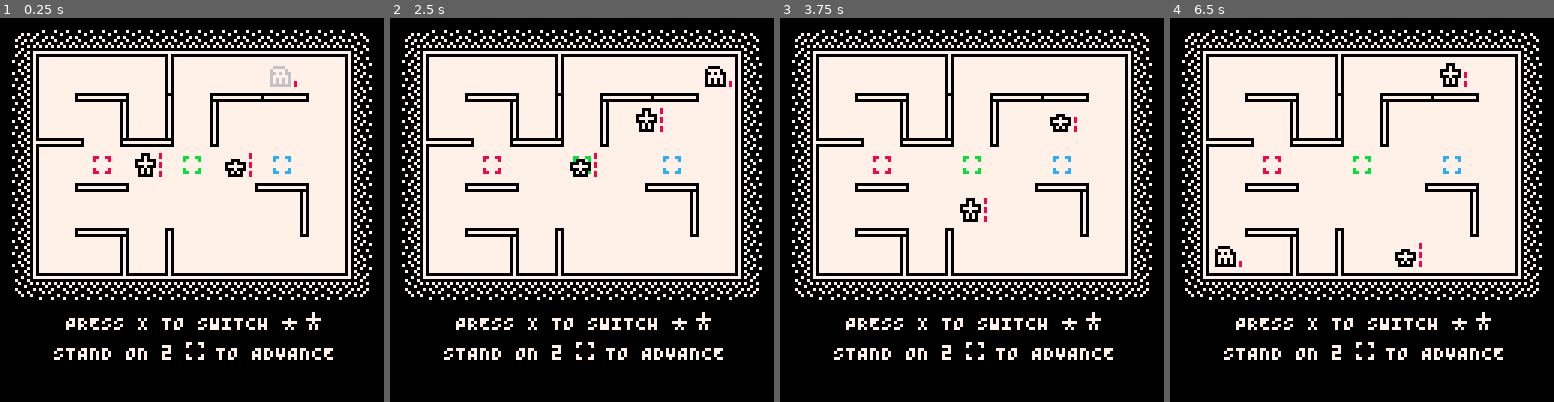
Above: before the commit, frames 1-4 (left to right).
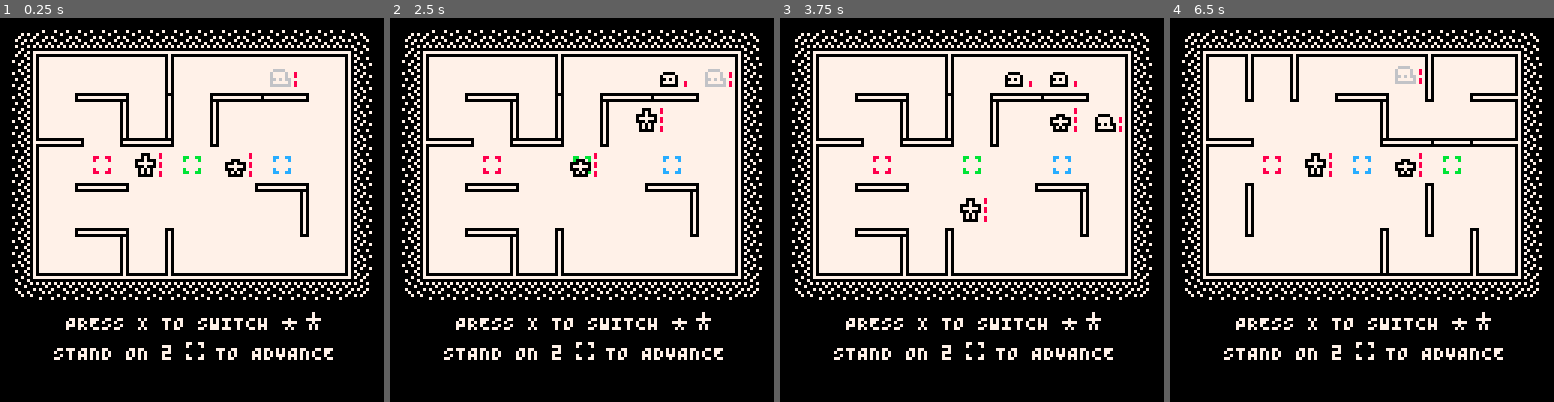
Above: after the commit, the same moments.

Repository: taylordolan/grid-folks
Game: PICO-8 cartridge grid_folks.p8
Two runs of this game, one before a commit and one after it. Both use one fixed random seed, a clock stepped at 60 frames per second and the inputs below.
Inputs:
- Up to frame 1 (0.25 s): no input
- Up to frame 2 (2.5 s): tap X (X key) at 0.33, 1.07, 1.85 s; tap O (Z key) at 0.7, 1.7, 2.1 s; hold Right 1.6-2.1 s; hold Up 2.15-2.42 s; hold Right from 2.47 s (still down)
- Up to frame 3 (3.75 s): tap O (Z key) every 0.4 s from 2.5 to 3.7 s; tap X (X key) at 2.97 s; release Right at 3.03 s; hold Left 3.08-3.58 s; hold Down from 3.63 s (still down)
- Up to frame 4 (6.5 s): release Down at 3.97 s; hold Right 4.02-4.68 s; tap X (X key) at 4.08, 5.2, 6.32 s; tap O (Z key) every 0.4 s from 4.1 to 6.1 s; hold Up 4.73-5.03 s; hold Left 5.08-5.68 s; hold Down 5.73-6.03 s; hold Right from 6.08 s (still down)

The runs differ from the first frame. In frame 1, 0.1% of the frame differs, in the area x 70-78%, y 12-18%; in frame 2, 0.4%; in frame 3, 0.4%; in frame 4, 5.6%, in the area x 11-91%, y 9-68%.

Commit message:
tweak animation timing

Diff:
--- a/grid_folks.p8
+++ b/grid_folks.p8
@@ -15,7 +15,7 @@
 -- [x] dash enemies should go for the nearest hero
 -- [x] make sure it doesn't crash if it tries to deploy an enemy and the only available space is next to a hero
 -- [x] shoot should do 2 damage
--- [ ] slow down all the animations and transitions
+-- [x] slow down all the animations and transitions
 -- [ ] dotted lines to represent potential shots
 -- [ ] change enemy health bars to show potential damage
 -- [ ] timid enemies should move if there's a hero they could move toward that's more than 2 spaces away
@@ -108,6 +108,7 @@
 	turn_health_gain = 0
   depth = 32
   mode = "game"
+  t_frames = 4
 
 	-- lists of `things`
 	heroes = {}
@@ -177,7 +178,7 @@
 		[320] = 2,
 	}
   spawn_bags = {
-    [001] = {"dash"},
+    [001] = {"slime"},
     [040] = {"dash","timid"},
     [080] = {"dash","timid","slime"},
     [120] = {"dash","timid","slime","grow"},
@@ -581,8 +582,8 @@
 				local _next = tile_to_screen(next_tile)
 				local _half = {(_here[1] + _next[1]) / 2, _here[2]-4}
 				set_tile(self, next_tile)
-				transition_to(self, {_half, _next}, 2, 0)
-				delay += 4
+				transition_to(self, {_half, _next}, t_frames/2, 0)
+				delay = max(delay, t_frames * 1.5)
 				sfx(sounds.jump, 3)
 				player_turn = false
 
@@ -595,7 +596,7 @@
           hit_target(shoot_target, 1)
 					new_shot(self, shoot_target, direction)
 					sfx(sounds.shoot, 3)
-					delay += 4
+					delay = max(delay, t_frames * 1.5)
 					player_turn = false
 
 				-- otherwise, if there's an enemy in the destination, hit it
@@ -603,16 +604,16 @@
 					hit_target(enemy, 1)
 					sfx(sounds.hero_bump, 3)
 					local here = tile_to_screen({self.x, self.y})
-					local bump = {here[1] + direction[1] * 2, here[2] + direction[2] * 2}
-					transition_to(self, {bump, here}, 2, 0)
-					delay += 4
+					local bump = {here[1] + direction[1] * 4, here[2] + direction[2] * 4}
+					transition_to(self, {bump, here}, t_frames/2, 0)
+					delay = max(delay, t_frames * 1.5)
 					player_turn = false
 
 				-- otherwise, move to the destination
 				else
 					set_tile(self, next_tile)
-					transition_to(self, {tile_to_screen(next_tile)}, 4, 0)
-					delay += 4
+					transition_to(self, {tile_to_screen(next_tile)}, t_frames, 0)
+					delay = max(delay, t_frames * 1.5)
 					player_turn = false
 				end
 			end
@@ -801,9 +802,9 @@
       hit_target(self.target, 1)
       local direction = get_direction({self.x,self.y}, {self.target.x,self.target.y})
       local here = tile_to_screen({self.x, self.y})
-      local bump = {here[1] + direction[1] * 2, here[2] + direction[2] * 2}
-      transition_to(self, {bump, here}, 2, 2)
-      delay += 4
+      local bump = {here[1] + direction[1] * 4, here[2] + direction[2] * 4}
+      transition_to(self, {bump, here}, t_frames/2, 2)
+      delay = max(delay, t_frames * 1.5)
       sfx(sounds.enemy_bump, 3)
     end
   end
@@ -811,8 +812,8 @@
   _e.move = function(self)
     if self.step then
       set_tile(self, self.step)
-      transition_to(self, {tile_to_screen(self.step)}, 4, 0)
-      delay += 4
+      transition_to(self, {tile_to_screen(self.step)}, t_frames, 0)
+      delay = max(delay, t_frames * 1.5)
     end
   end
 
@@ -969,8 +970,8 @@
     if self.target then
       hit_target(self.target, 1)
       local dest = tile_to_screen({self.target.x, self.target.y})
-      transition_to(self, {dest}, 4, 0)
-      delay += 4
+      transition_to(self, {dest}, t_frames, 0)
+      delay = max(delay, t_frames * 1.5)
       sfx(sounds.enemy_bump, 3)
       self.health = 0
     end
@@ -987,8 +988,8 @@
     if self.step then
       set_tile(new_enemy_baby(), {self.x,self.y})
       set_tile(self, self.step)
-      transition_to(self, {tile_to_screen(self.step)}, 4, 0)
-      delay += 4
+      transition_to(self, {tile_to_screen(self.step)}, t_frames, 0)
+      delay = max(delay, t_frames * 1.5)
       self.stunned = true
     end
   end
@@ -998,9 +999,9 @@
       hit_target(self.target, 1)
       local direction = get_direction({self.x,self.y}, {self.target.x,self.target.y})
       local here = tile_to_screen({self.x, self.y})
-      local bump = {here[1] + direction[1] * 2, here[2] + direction[2] * 2}
-      transition_to(self, {bump, here}, 2, 2)
-      delay += 4
+      local bump = {here[1] + direction[1] * 4, here[2] + direction[2] * 4}
+      transition_to(self, {bump, here}, t_frames/2, 2)
+      delay = max(delay, t_frames * 1.5)
       sfx(sounds.enemy_bump, 3)
       self.stunned = true
     end
@@ -1081,8 +1082,8 @@
   _e.move = function(self)
     if self.step then
       set_tile(self, self.step)
-      transition_to(self, {tile_to_screen(self.step)}, 4, 0)
-      delay += 4
+      transition_to(self, {tile_to_screen(self.step)}, t_frames, 0)
+      delay = max(delay, t_frames * 1.5)
 
       local grow_enemies = {}
       for next in all(enemies) do
@@ -1370,12 +1371,12 @@
 	return true
 end
 
-function transition_to(thing, destinations, frames, delay)
+function transition_to(thing, destinations, frames, wait)
 
 	local s = {}
 	local current = thing.screen_seq[1]
 
-	for i = 1, delay do
+	for i = 1, wait do
 		add(s, thing.screen_seq[1])
 	end
 
